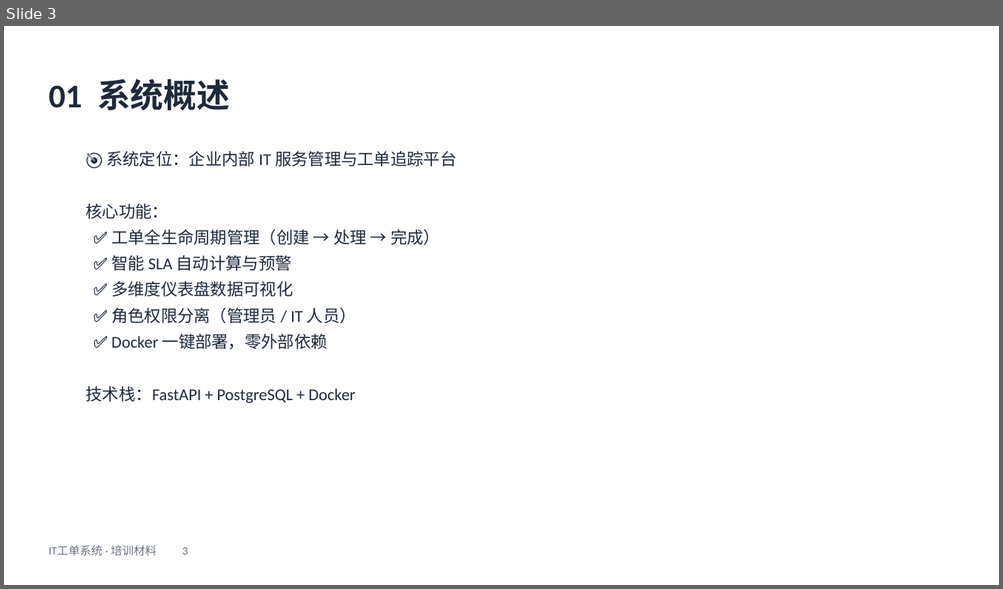
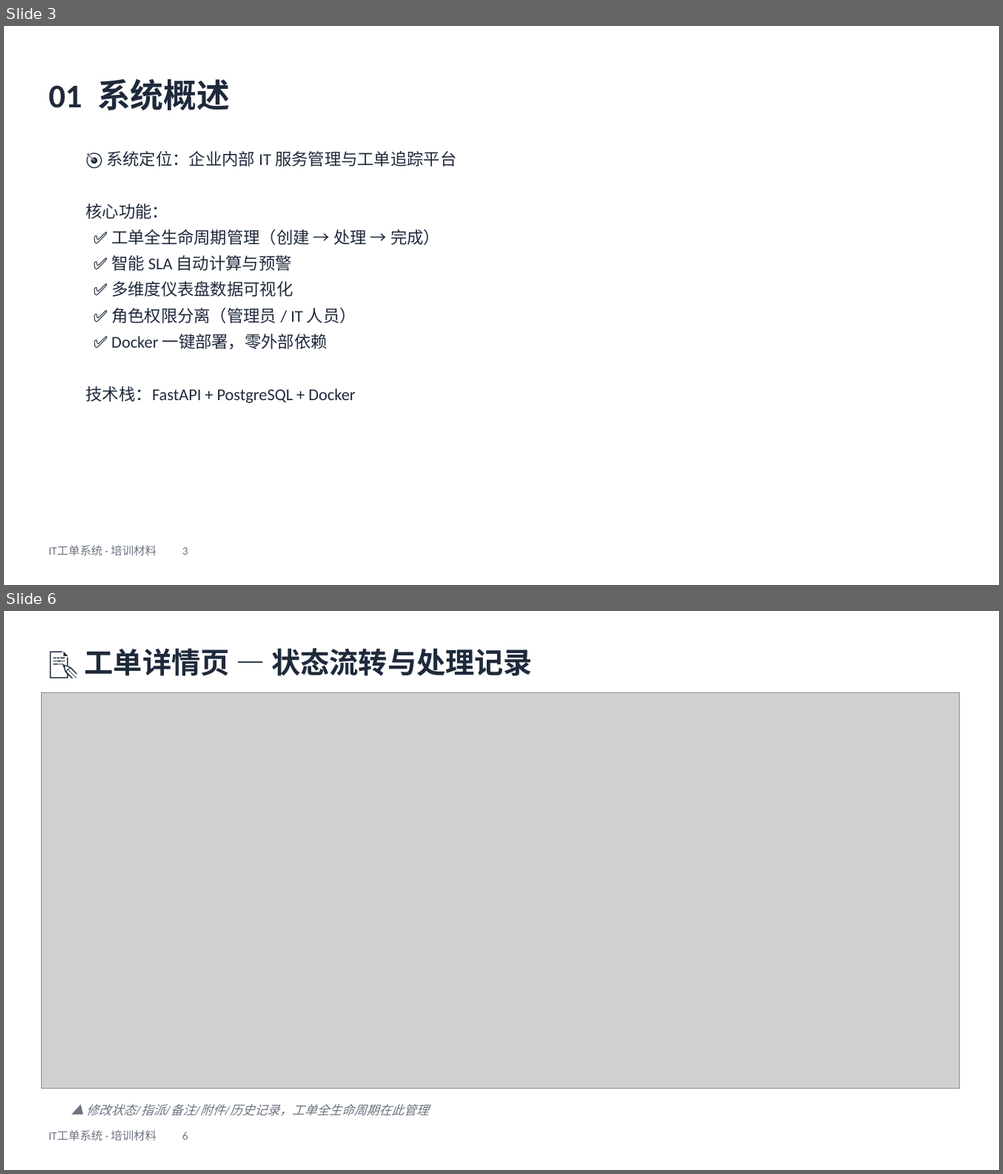
Before and after one commit to vspoptang/it-ticketing, a slide deck: docs/IT工单系统-培训材料.pptx. Shown one above the other, each under a label of ours: slide 3 before the commit, slides 3 and 6 after it; the slides between them are not shown. The pictures are 1003x589 and 1003x1174 pixels, drawn with LibreOffice and Linux fonts; fonts in the diff are those of the drawing; grey boxes stand for pictures. Boxes give left, top, right and bottom in pixels: in the first picture for what was removed or moved away, otherwise in the second. Text is boxed around its words. In the diff, an @@ line names an element or a change of style, - is before the commit and + after.

```diff
--- a/docs/IT工单系统-培训材料.pptx
+++ b/docs/IT工单系统-培训材料.pptx
@@ slide 6 added at <box>4,611,999,1170</box>, background #FFFFFF @@
@@ text added at <box>85,648,532,676</box>, 28 pt, text #1E293B, bold @@
+📝 工单详情页 — 状态流转与处理记录
@@ picture added at <box>41,693,959,1088</box> @@
@@ text added at <box>86,1105,429,1116</box>, 12 pt, text #6B7280, italic @@
+▲ 修改状态/指派/备注/附件/历史记录，工单全生命周期在此管理
@@ text added at <box>48,1130,188,1141</box>, 11 pt, text #6B7280 @@
+IT工单系统 · 培训材料 6
```
Also in this commit, not shown: 13 slides changed, 2 other slides added, 2 other files.
